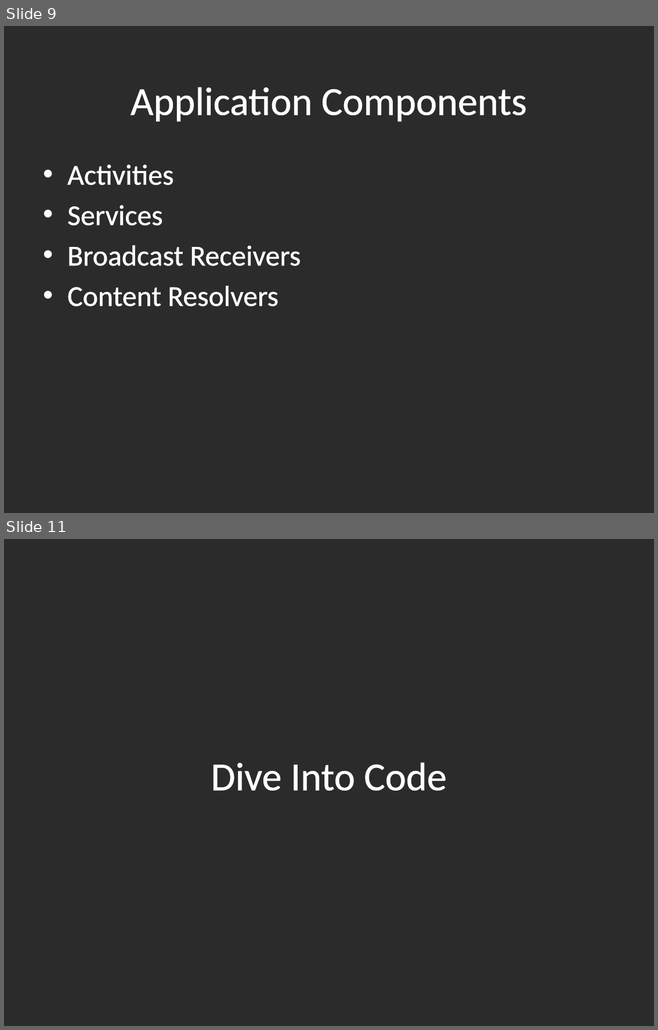
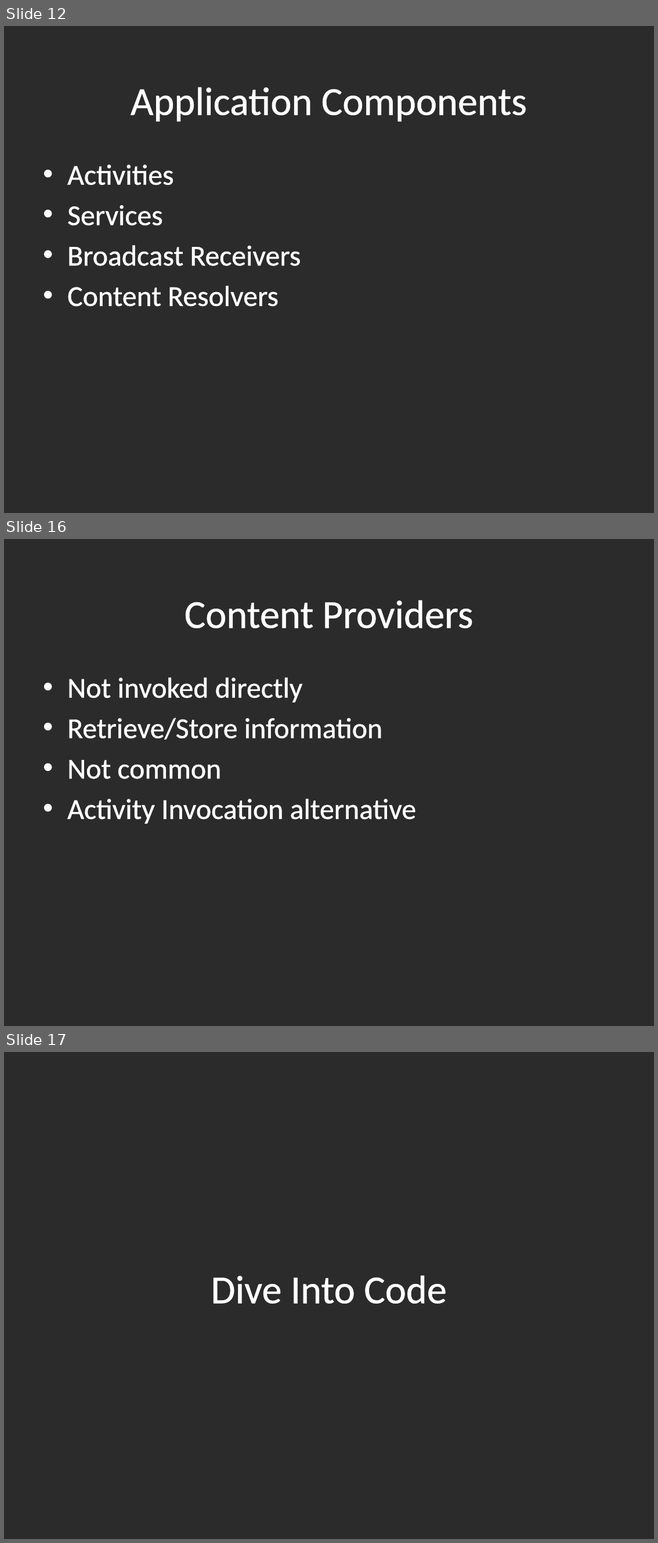
Before and after one commit to drwelden/Android-Presentation, a slide deck: Developing With Android.pptx. Shown one above the other, each under a label of ours: slides 9 and 11 before the commit, slides 12, 16 and 17 after it; the slides between them are not shown. The pictures are 658x1030 and 658x1543 pixels, drawn with LibreOffice and Linux fonts; fonts in the diff are those of the drawing; background and template pictures are left out; a plain dark background stands for a picture behind light text. Boxes give left, top, right and bottom in pixels: in the first picture for what was removed or moved away, otherwise in the second. Text is boxed around its words. In the diff, an @@ line names an element or a change of style, - is before the commit and + after.

```diff
--- a/Developing With Android.pptx
+++ b/Developing With Android.pptx
@@ slide 16 added at box(4, 539, 654, 1026), background picture (left out) @@
@@ title added at box(184, 600, 473, 628), 44 pt, text #FFFFFF @@
+Content Providers
@@ text added at box(67, 678, 416, 824), 32 pt, text #FFFFFF @@
+• Not invoked directly
+• Retrieve/Store information
+• Not common
+• Activity Invocation alternative
@@ what was slide 9 is now slide 12 @@
@@ what was slide 11 is now slide 17 @@
```
Also in this commit, not shown: 3 slides changed, 7 other slides added.
